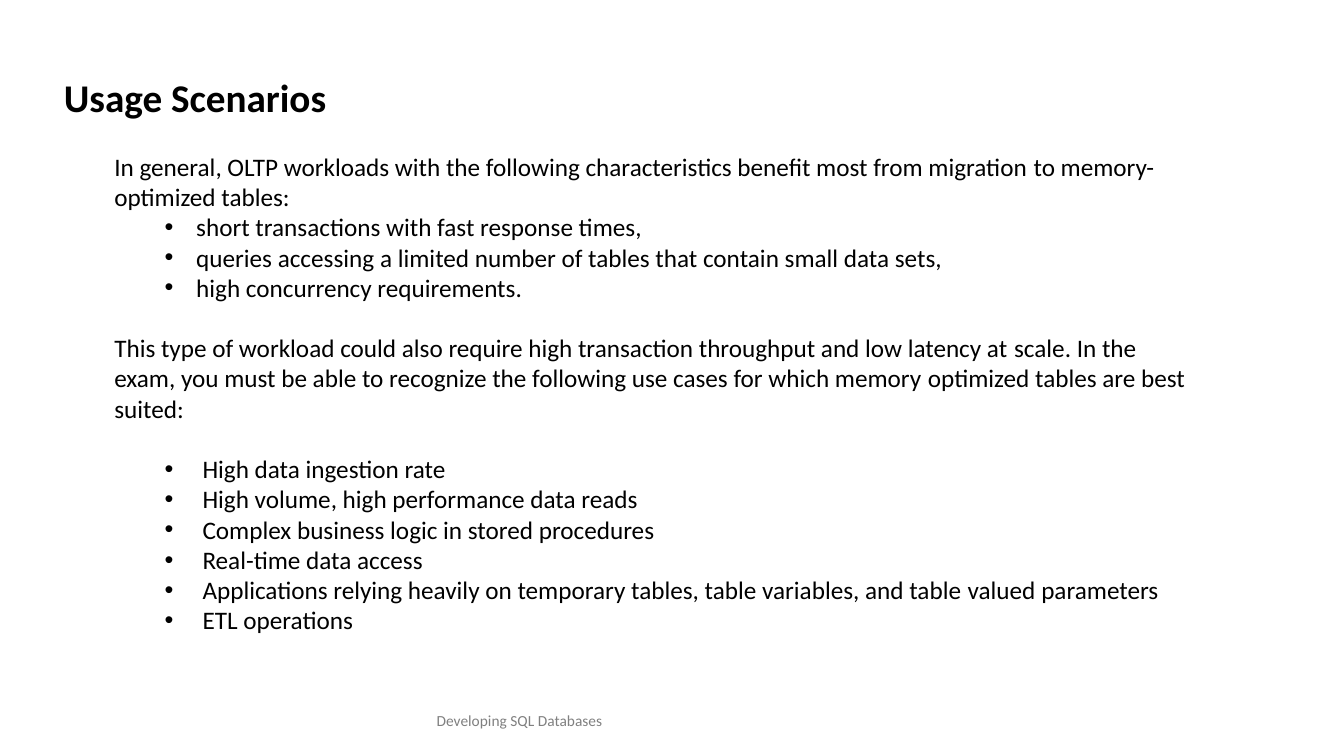
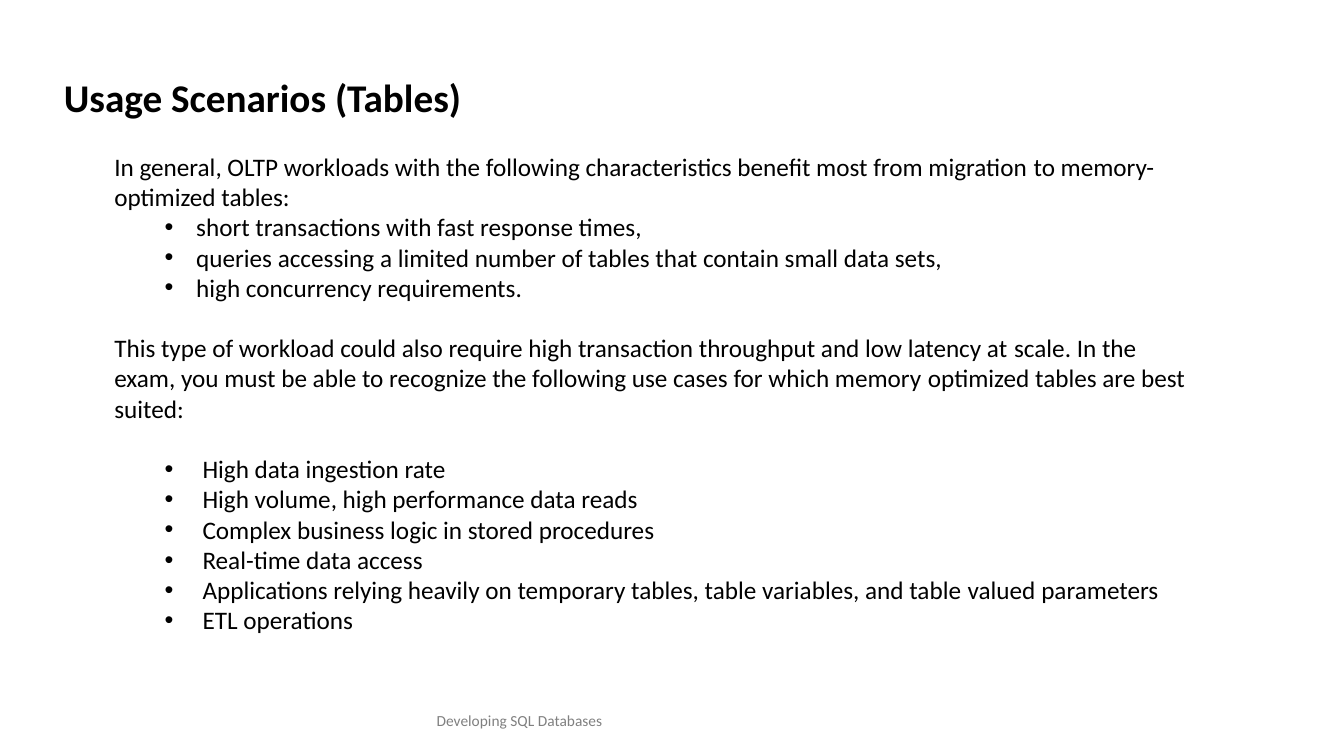
Before and after one commit to TKostyrka/70762DevSQLDB, a slide deck: slide 3 of DEVSQL_10_MemoryOptimized/DEVSQL_10_MemoryOptimized.pptx. Drawn at 1344x756 pixels with LibreOffice and Linux fonts; fonts in the diff are those of the drawing. Boxes give left, top, right and bottom in pixels: in the first picture for what was removed or moved away, otherwise in the second. Text is boxed around its words. In the diff, an @@ line names an element or a change of style, - is before the commit and + after.

```diff
--- a/DEVSQL_10_MemoryOptimized/DEVSQL_10_MemoryOptimized.pptx
+++ b/DEVSQL_10_MemoryOptimized/DEVSQL_10_MemoryOptimized.pptx
@@ text at <box>64,83,461,119</box>: text changed @@
-Usage Scenarios
+Usage Scenarios (Tables)
```
Also in this commit, not shown: 4 other slides changed, 3 slides added, 12 other files.
